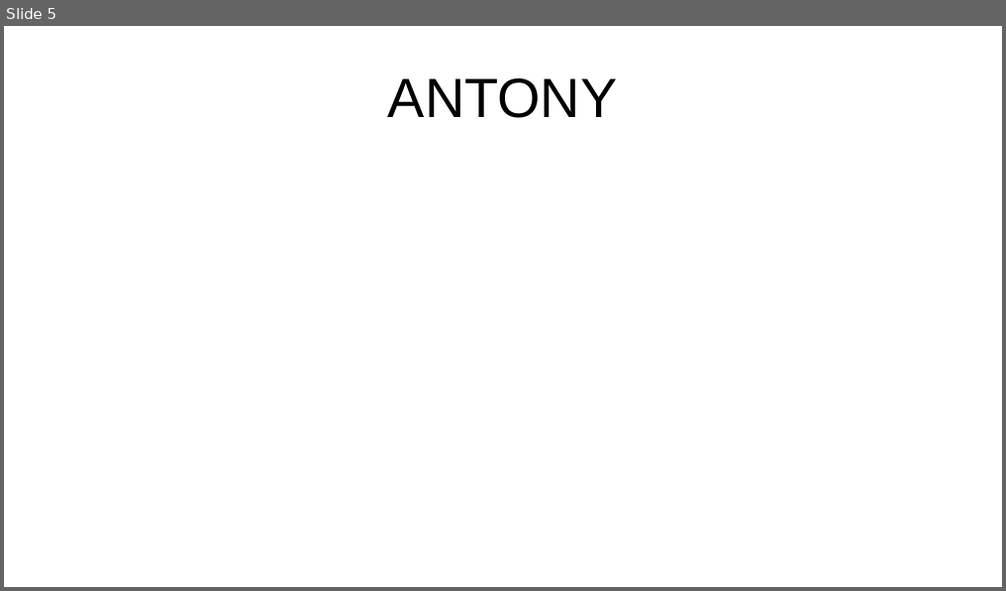
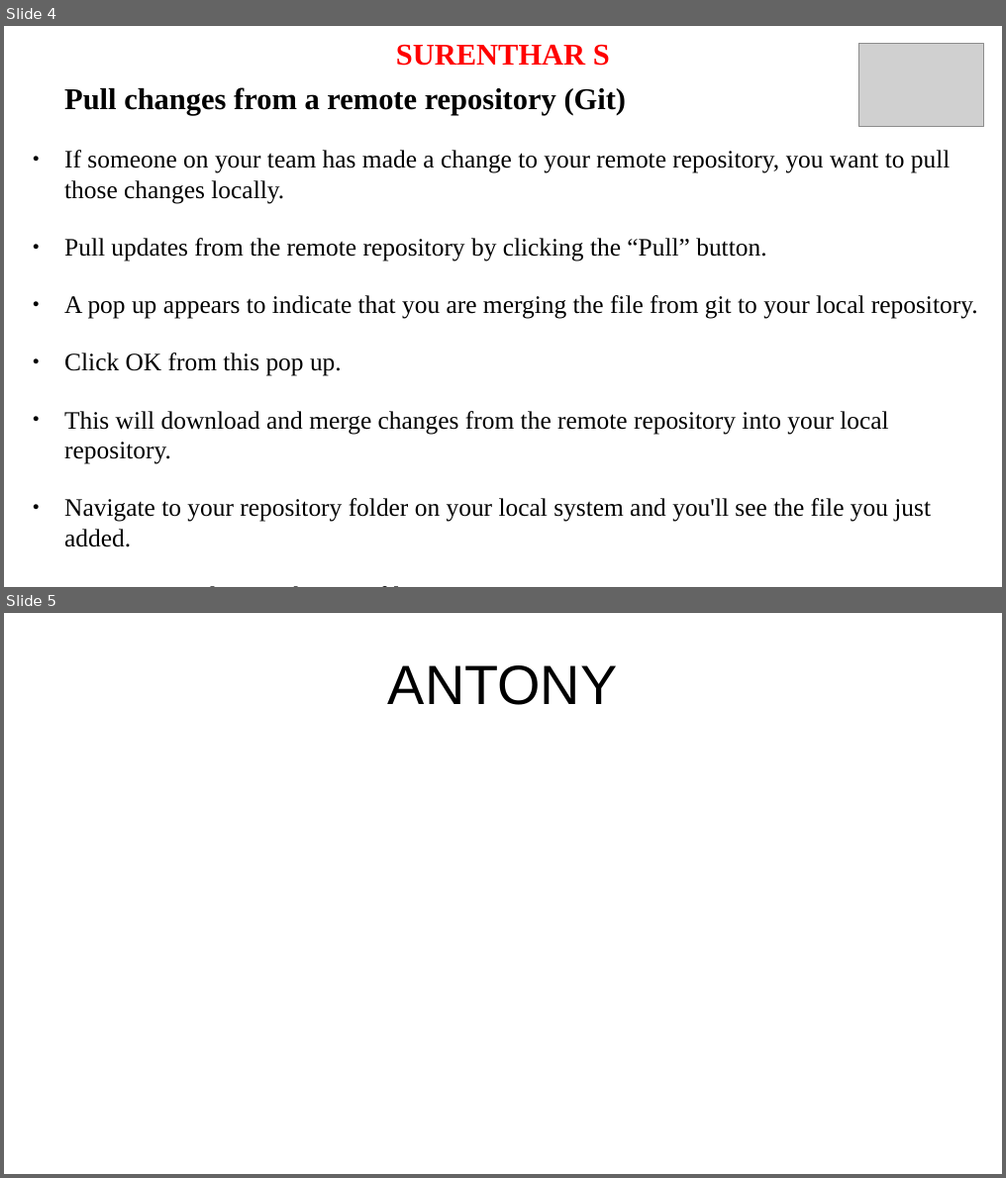
Before and after one commit to anubhavAnora/presentation, a slide deck: Presentation.odp. Shown one above the other, each under a label of ours: slide 5 before the commit, slides 4 and 5 after it. The pictures are 1006x591 and 1006x1178 pixels, drawn with LibreOffice and Linux fonts; fonts in the diff are those of the drawing; grey boxes stand for pictures. Boxes give left, top, right and bottom in pixels: in the first picture for what was removed or moved away, otherwise in the second. Text is boxed around its words. In the diff, an @@ line names an element or a change of style, - is before the commit and + after.

```diff
--- a/Presentation.odp
+++ b/Presentation.odp
@@ slide 4 added at bbox=[4, 26, 1002, 587], background #FFFFFF @@
@@ title added at bbox=[396, 44, 610, 66], 24 pt, text #FF0000, bold @@
+SURENTHAR S
@@ picture added at bbox=[859, 44, 985, 127] @@
@@ text added at bbox=[64, 87, 978, 548], 20 pt, text #000000 @@
+Pull changes from a remote repository (Git)
+● If someone on your team has made a change to your remote repository, you want to pull those changes locally.
+● Pull updates from the remote repository by clicking the “Pull” button.
+● A pop up appears to indicate that you are merging the file from git to your local repository.
+● Click OK from this pop up.
+● This will download and merge changes from the remote repository into your local repository.
+● Navigate to your repository folder on your local system and you'll see the file you just added.
+● Sourcetree updates with a new file in your History view.
```
Also in this commit, not shown: 1 slide changed, 3 other slides added, 5 slides removed.
